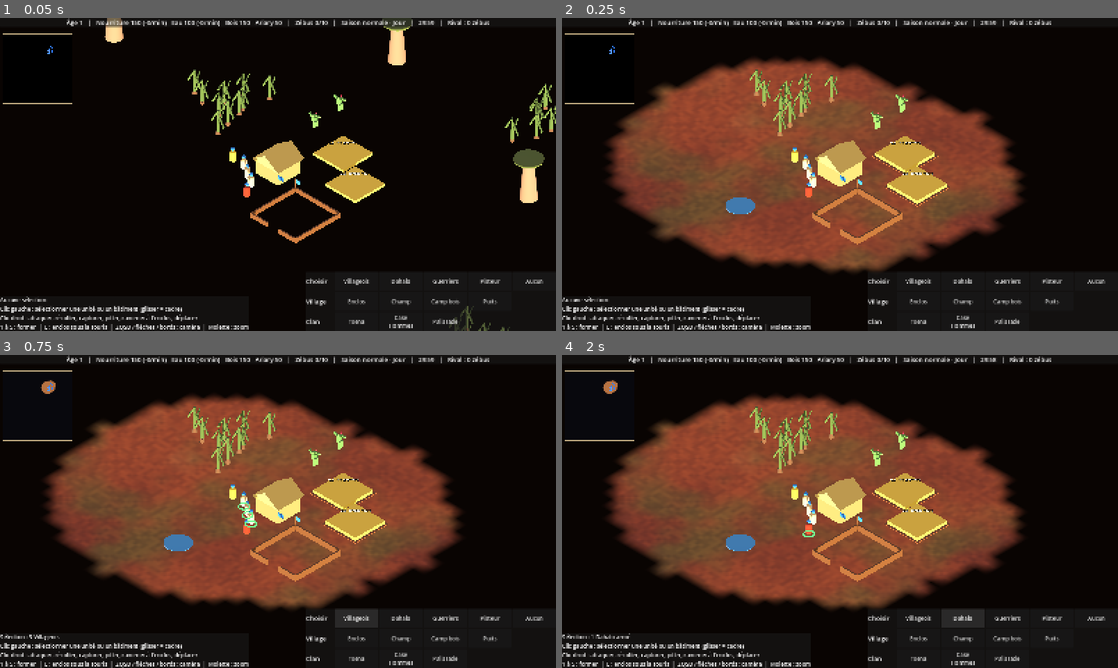
Above: before the commit, frames 1-4 (two rows, left to right).
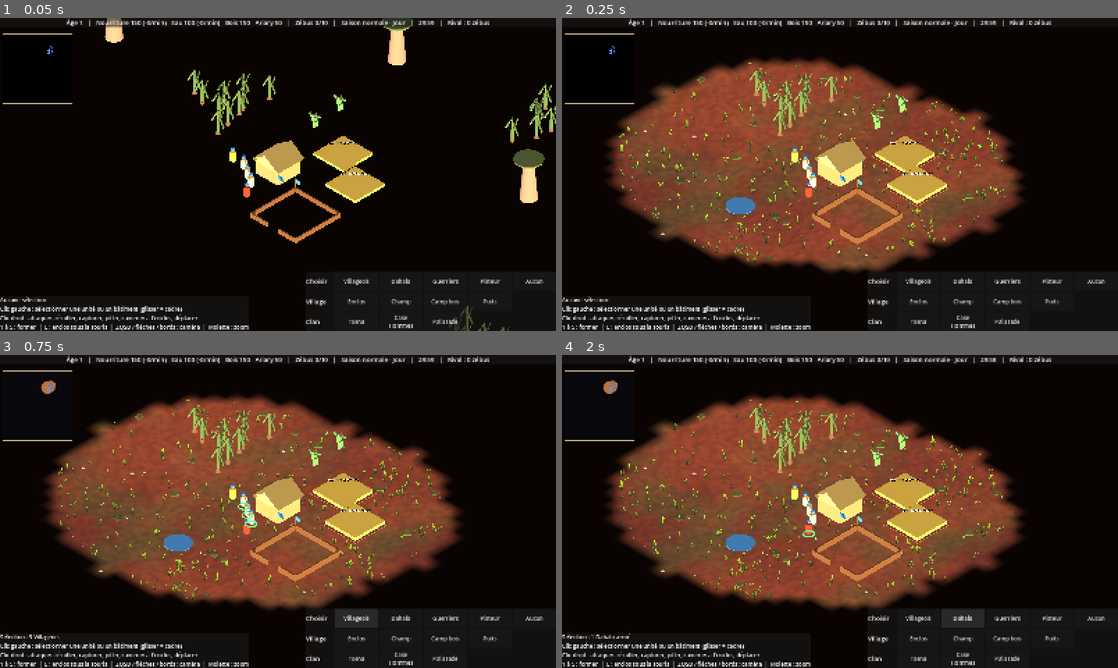
Above: after the commit, the same moments.

Repository: heishandria/dahalo
Game: Godot game, scene res://scenes/main.tscn
The game is run twice, just before and just after one commit, with the same random seed, the same clock (stepped at 60 frames per second) and the same inputs.
Inputs:
- Up to frame 1 (0.05 s): no input
- Up to frame 2 (0.25 s): no input
- Up to frame 3 (0.75 s): click "Villageois" at 0.5 s
- Up to frame 4 (2 s): click "Dahalo" at 1.25 s

Frame 1 is identical in both runs. In frame 2, 1.8% of the frame differs, in the area x 10-80%, y 14-79%; in frame 3, 1.7%; in frame 4, 1.8%.

Commit message:
Carte : végétation dense (herbe, buissons, cailloux) et notes pour les packs CC0
- 11 000 touffes d'herbe (denses sur les berges, aussi sur les plateaux),
  vertes ou dorées selon la saison, qui ondulent au vent ; buissons, cailloux.
- 3 MultiMesh (3 appels de dessin) ; masqués par le brouillard dans le shader ;
  retirés sous chaque construction (nouveau signal EventBus.batiment_cree).
- assets/models/decor/LISEZMOI.md : packs CC0 à télécharger, modèles sur mesure.
- Captures : sécheresse atteinte en avançant l'horloge ; délais CI allongés.

Co-Authored-By: Claude Opus 5.5 <noreply@anthropic.com>

Diff:
--- a/autoload/event_bus.gd
+++ b/autoload/event_bus.gd
@@ -24,3 +24,5 @@
 signal alerte(position: Vector3)   # raid, attaque : clignote sur la mini-carte
 @warning_ignore("unused_signal")
 signal technologies_changees(faction: int)
+@warning_ignore("unused_signal")
+signal batiment_cree(batiment: Node3D)   # bâtiment, champ ou puits posé (la végétation se retire dessous)
--- a/scenes/main.gd
+++ b/scenes/main.gd
@@ -73,6 +73,7 @@
 	var brouillard := preload("res://systems/brouillard.gd").new()
 	brouillard.name = "Brouillard"
 	add_child(brouillard)
+	$Vegetation.construire(brouillard.texture_vision())   # après les entités : rien ne pousse dessous
 
 
 func _process(_delta: float) -> void:
@@ -116,6 +117,7 @@
 	if type_batiment in BATIMENTS_OBSTACLES:
 		demander_recuisson()
 	entites.add_child(b)
+	EventBus.batiment_cree.emit(b)
 	return b
 
 
@@ -339,6 +341,7 @@
 	champ.croissance = 1.0
 	champ.position = _borner(pos)
 	entites.add_child(champ)
+	EventBus.batiment_cree.emit(champ)
 	return champ
 
 
--- a/scenes/main.tscn
+++ b/scenes/main.tscn
@@ -6,6 +6,7 @@
 [ext_resource type="Script" path="res://systems/selection_manager.gd" id="4_selection"]
 [ext_resource type="Script" path="res://systems/ai_controller.gd" id="5_ia"]
 [ext_resource type="PackedScene" path="res://scenes/world/paysage.tscn" id="6_paysage"]
+[ext_resource type="PackedScene" path="res://scenes/world/vegetation.tscn" id="7_vegetation"]
 
 [sub_resource type="ProceduralSkyMaterial" id="Ciel_mat"]
 sky_top_color = Color(0.42, 0.6, 0.85, 1)
@@ -57,6 +58,8 @@
 
 [node name="Paysage" parent="." instance=ExtResource("6_paysage")]
 
+[node name="Vegetation" parent="." instance=ExtResource("7_vegetation")]
+
 [node name="Entites" type="Node3D" parent="." groups=["source_navigation"]]
 
 [node name="CameraRig" type="Node3D" parent="."]
--- /dev/null
+++ b/scenes/world/vegetation.gd
@@ -0,0 +1,256 @@
+extends Node3D
+## Végétation basse de la zone de jeu : touffes d'herbe, buissons, cailloux (purement visuel).
+## Un MultiMesh par type (3 appels de dessin pour des milliers d'objets, tenable sur mobile).
+## - masquée dans les zones jamais explorées (le shader lit la texture du brouillard) ;
+## - herbe plus dense sur les berges, absente du lit, présente aussi sur le dessus des plateaux ;
+## - rien sous les bâtiments et les ressources : retirée quand un bâtiment est construit (EventBus.batiment_cree).
+## Formes générées par le code en attendant des modèles (packs CC0) : voir assets/models/decor/LISEZMOI.md.
+## Spec : docs/specs/carte.md
+
+const NOMBRE_HERBE := 11000
+const NOMBRE_BUISSONS := 700
+const NOMBRE_CAILLOUX := 450
+
+var _materiaux: Array[ShaderMaterial] = []
+var _multis: Array[MultiMesh] = []
+var _positions: Array[PackedVector3Array] = []   # par type : position de chaque instance (pour retirer)
+var _hasard := RandomNumberGenerator.new()
+var _bruit := FastNoiseLite.new()
+var _fondu: Tween
+
+
+func construire(texture_vision: Texture2D) -> void:
+	_hasard.seed = Terrain.graine + 11
+	_bruit.seed = Terrain.graine + 12
+	_bruit.frequency = 0.04
+	var exclusions := _exclusions()
+	_creer("Herbe", _maillage_touffe(), NOMBRE_HERBE, 1.0, 1.0, texture_vision, exclusions, _placer_herbe)
+	_creer("Buissons", _maillage_buisson(), NOMBRE_BUISSONS, 0.0, 0.25, texture_vision, exclusions, _placer_buisson)
+	_creer("Cailloux", _maillage_caillou(), NOMBRE_CAILLOUX, 0.0, 0.0, texture_vision, exclusions, _placer_caillou)
+	_materiaux[1].set_shader_parameter("couleur_fixe", Color(0.38, 0.42, 0.22))
+	_materiaux[2].set_shader_parameter("couleur_fixe", Color(0.66, 0.6, 0.5))
+	EventBus.batiment_cree.connect(_on_batiment_cree)
+	EventBus.meteo_change.connect(_on_meteo)
+
+
+# --- Placement ---
+
+const CASE_EXCLUSION := 4.0
+
+## Où rien ne pousse : bâtiments, ressources, baobabs déjà sur la carte. Grille de cases de 4 m ->
+## liste des cercles [Vector2 centre, rayon] qui les touchent (test rapide pour des milliers d'instances).
+func _exclusions() -> Dictionary:
+	var grille := {}
+	for groupe in ["batiments", "ressources", "decor"]:
+		for n in get_tree().get_nodes_in_group(groupe):
+			if not n is Node3D:
+				continue
+			var centre := Vector2(n.global_position.x, n.global_position.z)
+			var rayon := _rayon(n) + 0.8
+			var c_min := Vector2i(((centre - Vector2(rayon, rayon)) / CASE_EXCLUSION).floor())
+			var c_max := Vector2i(((centre + Vector2(rayon, rayon)) / CASE_EXCLUSION).floor())
+			for cx in range(c_min.x, c_max.x + 1):
+				for cz in range(c_min.y, c_max.y + 1):
+					var cle := Vector2i(cx, cz)
+					if not grille.has(cle):
+						grille[cle] = []
+					grille[cle].append([centre, rayon])
+	return grille
+
+
+func _rayon(n: Node) -> float:
+	var type = n.get("type_batiment")
+	if type is String and type != "":
+		var e: Vector2 = GameRules.EMPRISES.get(type, Vector2(3, 3))
+		return maxf(e.x, e.y) * 0.6
+	if n is NoeudRessource:
+		return float(GameRules.RAYONS_SOURCES.get(n.type_ressource, 1.5))
+	return 2.0
+
+
+func _creer(nom: String, maillage: Mesh, nombre: int, suit_saison: float, vent: float, texture_vision: Texture2D,
+		exclusions: Dictionary, placer: Callable) -> void:
+	var transformations: Array[Transform3D] = []
+	var essais := 0
+	while transformations.size() < nombre and essais < nombre * 6:
+		essais += 1
+		var t: Transform3D = placer.call()
+		if t.origin == Vector3.INF or _exclu(t.origin, exclusions):
+			continue
+		transformations.append(t)
+	var multi := MultiMesh.new()
+	multi.transform_format = MultiMesh.TRANSFORM_3D
+	multi.use_colors = true
+	multi.mesh = maillage
+	multi.instance_count = transformations.size()
+	var positions := PackedVector3Array()
+	for k in transformations.size():
+		multi.set_instance_transform(k, transformations[k])
+		var v := _hasard.randf_range(0.82, 1.12)
+		multi.set_instance_color(k, Color(v, v * _hasard.randf_range(0.95, 1.05), v))
+		positions.append(transformations[k].origin)
+	var materiau := ShaderMaterial.new()
+	materiau.shader = preload("res://scenes/world/vegetation.gdshader")
+	materiau.set_shader_parameter("carte_vision", texture_vision)
+	materiau.set_shader_parameter("demi_carte", GameRules.DEMI_CARTE)
+	materiau.set_shader_parameter("suit_saison", suit_saison)
+	materiau.set_shader_parameter("vent", vent)
+	materiau.set_shader_parameter("secheresse", 0.0)
+	var instance := MultiMeshInstance3D.new()
+	instance.name = nom
+	instance.multimesh = multi
+	instance.material_override = materiau
+	instance.cast_shadow = GeometryInstance3D.SHADOW_CASTING_SETTING_OFF
+	add_child(instance)
+	_materiaux.append(materiau)
+	_multis.append(multi)
+	_positions.append(positions)
+
+
+func _exclu(p: Vector3, exclusions: Dictionary) -> bool:
+	var p2 := Vector2(p.x, p.z)
+	for c in exclusions.get(Vector2i((p2 / CASE_EXCLUSION).floor()), []):
+		if p2.distance_to(c[0]) < c[1]:
+			return true
+	return false
+
+
+## Point au hasard dans la zone de jeu, à la hauteur du sol ou du dessus d'un plateau ; INF si sur une paroi.
+func _point_au_sol() -> Vector3:
+	var limite := GameRules.DEMI_CARTE - 1.0
+	var p := Vector3(_hasard.randf_range(-limite, limite), 0.0, _hasard.randf_range(-limite, limite))
+	var v := Terrain.valeur_plateau(p)
+	var marge := 0.03
+	if v > Terrain.plateaux_seuil - marge and v < Terrain.plateaux_seuil + marge:
+		return Vector3.INF   # bord de falaise
+	if v > Terrain.plateaux_seuil_haut - marge and v < Terrain.plateaux_seuil_haut + marge:
+		return Vector3.INF
+	if v > Terrain.plateaux_seuil_haut:
+		p.y = 2.0 * GameRules.PLATEAUX_HAUTEUR
+	elif v > Terrain.plateaux_seuil:
+		p.y = GameRules.PLATEAUX_HAUTEUR
+	else:
+		p.y = Terrain.hauteur_sol(p)
+	return p
+
+
+func _placer_herbe() -> Transform3D:
+	var p := _point_au_sol()
+	if p == Vector3.INF:
+		return Transform3D(Basis(), Vector3.INF)
+	var d := Terrain.distance_riviere(p)
+	var demi := GameRules.RIVIERE_LARGEUR * 0.5
+	if d < demi - 0.5:
+		return Transform3D(Basis(), Vector3.INF)   # pas dans le sable du lit
+	# Densité : plaques d'herbe (bruit), bien plus fournies sur les berges.
+	var densite := 0.25 + 0.75 * smoothstep(-0.1, 0.4, _bruit.get_noise_2d(p.x, p.z))
+	if d < demi + 6.0:
+		densite = 1.0
+	if _hasard.randf() > densite:
+		return Transform3D(Basis(), Vector3.INF)
+	var e := _hasard.randf_range(0.7, 1.4)
+	return Transform3D(Basis(Vector3.UP, _hasard.randf() * TAU).scaled(Vector3(e, e * _hasard.randf_range(0.8, 1.3), e)), p)
+
+
+func _placer_buisson() -> Transform3D:
+	var p := _point_au_sol()
+	if p == Vector3.INF or Terrain.dans_riviere(p):
+		return Transform3D(Basis(), Vector3.INF)
+	var e := _hasard.randf_range(0.5, 1.2)
+	return Transform3D(Basis(Vector3.UP, _hasard.randf() * TAU).scaled(Vector3(e, e * 0.8, e)), p)
+
+
+func _placer_caillou() -> Transform3D:
+	var p := _point_au_sol()
+	if p == Vector3.INF:
+		return Transform3D(Basis(), Vector3.INF)
+	var e := _hasard.randf_range(0.15, 0.55)
+	var base := Basis(Vector3.UP, _hasard.randf() * TAU).scaled(Vector3(e * _hasard.randf_range(1.0, 1.6), e * 0.6, e))
+	return Transform3D(base, p + Vector3(0, e * 0.1, 0))
+
+
+# --- Formes (en attendant les modèles des packs) ---
+
+## Touffe : quelques brins en triangle, ouverts en éventail. UV.y = 0 au pied, 1 à la pointe.
+func _maillage_touffe() -> ArrayMesh:
+	var st := SurfaceTool.new()
+	st.begin(Mesh.PRIMITIVE_TRIANGLES)
+	var brins := 9
+	for b in brins:
+		var a := TAU * b / brins + 0.4 * sin(b * 2.3)
+		var dir := Vector3(cos(a), 0.0, sin(a))
+		var cote := Vector3(-dir.z, 0.0, dir.x) * 0.07
+		var hauteur := 0.6 + 0.3 * sin(b * 1.7) * sin(b * 1.7)
+		var pointe := dir * (0.22 + 0.1 * cos(b * 3.1)) + Vector3(0, hauteur, 0)
+		st.set_normal(Vector3.UP)
+		st.set_uv(Vector2(0, 0))
+		st.add_vertex(dir * 0.06 - cote)
+		st.set_uv(Vector2(0, 0))
+		st.add_vertex(dir * 0.06 + cote)
+		st.set_uv(Vector2(0, 1))
+		st.add_vertex(pointe)
+	return st.commit()
+
+
+## Buisson : trois boules aplaties fondues en une forme irrégulière.
+func _maillage_buisson() -> ArrayMesh:
+	var st := SurfaceTool.new()
+	var boule := SphereMesh.new()
+	boule.radial_segments = 7
+	boule.rings = 4
+	boule.radius = 0.45
+	boule.height = 0.6
+	for k in 3:
+		var a := TAU * k / 3.0
+		var t := Transform3D(Basis().scaled(Vector3(1.0 - 0.15 * k, 1.0 - 0.2 * k, 1.0)), Vector3(cos(a) * 0.25, 0.22, sin(a) * 0.25))
+		st.append_from(boule, 0, t)
+	var m := st.commit()
+	return _avec_uv_hauteur(m, 0.0, 0.6)
+
+
+## Caillou : boule à facettes, très aplatie.
+func _maillage_caillou() -> ArrayMesh:
+	var boule := SphereMesh.new()
+	boule.radial_segments = 6
+	boule.rings = 3
+	var st := SurfaceTool.new()
+	st.append_from(boule, 0, Transform3D())
+	return _avec_uv_hauteur(st.commit(), -0.5, 0.5)
+
+
+## UV.y = hauteur relative (pour l'ombrage pied / sommet du shader).
+func _avec_uv_hauteur(m: ArrayMesh, y_min: float, y_max: float) -> ArrayMesh:
+	var tableaux := m.surface_get_arrays(0)
+	var sommets: PackedVector3Array = tableaux[Mesh.ARRAY_VERTEX]
+	var uv := PackedVector2Array()
+	for s in sommets:
+		uv.append(Vector2(0.0, clampf((s.y - y_min) / (y_max - y_min), 0.0, 1.0)))
+	tableaux[Mesh.ARRAY_TEX_UV] = uv
+	var resultat := ArrayMesh.new()
+	resultat.add_surface_from_arrays(Mesh.PRIMITIVE_TRIANGLES, tableaux)
+	return resultat
+
+
+# --- Événements ---
+
+## Un bâtiment (ou un champ, un puits) apparaît : la végétation sous son emprise disparaît.
+func _on_batiment_cree(batiment: Node3D) -> void:
+	var centre := Vector2(batiment.global_position.x, batiment.global_position.z)
+	var rayon := _rayon(batiment) + 0.5
+	for t in _multis.size():
+		var positions := _positions[t]
+		for k in positions.size():
+			var p := positions[k]
+			if p.y > -100.0 and Vector2(p.x, p.z).distance_to(centre) < rayon:
+				_multis[t].set_instance_transform(k, Transform3D(Basis().scaled(Vector3.ZERO), p))
+				positions[k].y = -1000.0   # déjà retirée
+		_positions[t] = positions
+
+
+func _on_meteo(secheresse: bool) -> void:
+	if _fondu != null and _fondu.is_valid():
+		_fondu.kill()
+	_fondu = create_tween()
+	var depart := float(_materiaux[0].get_shader_parameter("secheresse"))
+	_fondu.tween_method(func(v: float) -> void: _materiaux[0].set_shader_parameter("secheresse", v),
+			depart, 1.0 if secheresse else 0.0, 6.0)
--- /dev/null
+++ b/scenes/world/vegetation.gdshader
@@ -0,0 +1,39 @@
+// Végétation basse de la zone de jeu (touffes d'herbe, buissons, cailloux), en MultiMesh.
+// - masquée tant que la zone n'est pas explorée (texture du brouillard : G = exploré) ;
+// - herbe verte en saison normale, dorée en sécheresse ; elle ondule au vent.
+shader_type spatial;
+render_mode diffuse_lambert, specular_disabled, cull_disabled;
+
+uniform sampler2D carte_vision : filter_linear, hint_default_white;
+uniform float demi_carte = 120.0;
+uniform float secheresse : hint_range(0.0, 1.0) = 0.0;
+uniform float suit_saison = 1.0;     // 1 : herbe (change avec la saison) ; 0 : cailloux, buissons
+uniform float vent = 1.0;            // amplitude du balancement (0 : immobile)
+uniform vec3 couleur_verte : source_color = vec3(0.36, 0.46, 0.17);
+uniform vec3 couleur_doree : source_color = vec3(0.74, 0.6, 0.3);
+uniform vec3 couleur_fixe : source_color = vec3(0.6, 0.55, 0.45);
+
+varying vec3 position_monde;
+varying float hauteur_relative;   // 0 au pied, 1 à la pointe (UV.y)
+
+void vertex() {
+	position_monde = (MODEL_MATRIX * vec4(VERTEX, 1.0)).xyz;
+	hauteur_relative = UV.y;
+	// Balancement : seulement le haut des brins, déphasé selon la position.
+	vec3 origine = (MODEL_MATRIX * vec4(0.0, 0.0, 0.0, 1.0)).xyz;
+	float phase = TIME * 1.7 + origine.x * 0.35 + origine.z * 0.2;
+	VERTEX.x += sin(phase) * 0.07 * vent * UV.y;
+	VERTEX.z += cos(phase * 0.8) * 0.05 * vent * UV.y;
+}
+
+void fragment() {
+	vec2 uv = (position_monde.xz + demi_carte) / (2.0 * demi_carte);
+	if (texture(carte_vision, uv).g < 0.5) {
+		discard;   // zone jamais explorée : rien ne doit trahir le terrain
+	}
+	vec3 saison = mix(couleur_verte, couleur_doree, secheresse);
+	vec3 c = mix(couleur_fixe, saison, suit_saison) * COLOR.rgb;
+	c *= mix(0.6, 1.1, hauteur_relative);   // pied à l'ombre, pointe éclairée
+	ALBEDO = c;
+	ROUGHNESS = 1.0;
+}
--- /dev/null
+++ b/scenes/world/vegetation.tscn
@@ -0,0 +1,6 @@
+[gd_scene load_steps=2 format=3]
+
+[ext_resource type="Script" path="res://scenes/world/vegetation.gd" id="1_vegetation"]
+
+[node name="Vegetation" type="Node3D"]
+script = ExtResource("1_vegetation")
--- a/systems/brouillard.gd
+++ b/systems/brouillard.gd
@@ -33,6 +33,11 @@
 	EventBus.vision_maj.connect(_maj)
 
 
+## Texture de vision du joueur (R = visible, G = exploré), aussi lue par la végétation.
+func texture_vision() -> Texture2D:
+	return _texture
+
+
 func _unhandled_input(event: InputEvent) -> void:
 	if OS.is_debug_build() and event.is_action_pressed("reveler_carte"):
 		Vision.revele_tout = not Vision.revele_tout
--- a/systems/captures.gd
+++ b/systems/captures.gd
@@ -99,11 +99,12 @@
 	await _attendre_images(10)
 	await _capturer("vue_ensemble_5min")
 
-	# Sécheresse : l'eau s'est retirée du lit, l'herbe a jauni (après le fondu de la saison).
+	# Sécheresse : l'eau s'est retirée du lit, l'herbe a jauni. On avance directement l'horloge jusqu'à la
+	# sécheresse (jouer 9 minutes serait trop long en rendu logiciel), puis on attend la fin du fondu.
 	if trou != null:
-		get_parent().accelerer(ACCELERATION)
-		await _attendre_temps_de_jeu(GameRules.DUREE_JOUR_S * GameRules.CYCLES_ENTRE_SECHERESSES + 20.0)
-		get_parent().accelerer(1.0)
+		GameClock.temps_ecoule = maxf(GameClock.temps_ecoule,
+				GameRules.DUREE_JOUR_S * GameRules.CYCLES_ENTRE_SECHERESSES + 5.0)
+		await get_tree().create_timer(7.5).timeout
 		selection.annuler()
 		Vision.revele_tout = true
 		rig.zoomer(40.0 / rig.camera.size)
Not shown: 1 places in scenes/main.tscn that only renumber resources
Not shown, added: assets/models/decor/LISEZMOI.md
Not shown, changed: docs/passation.md
Not shown, changed: docs/specs/carte.md
